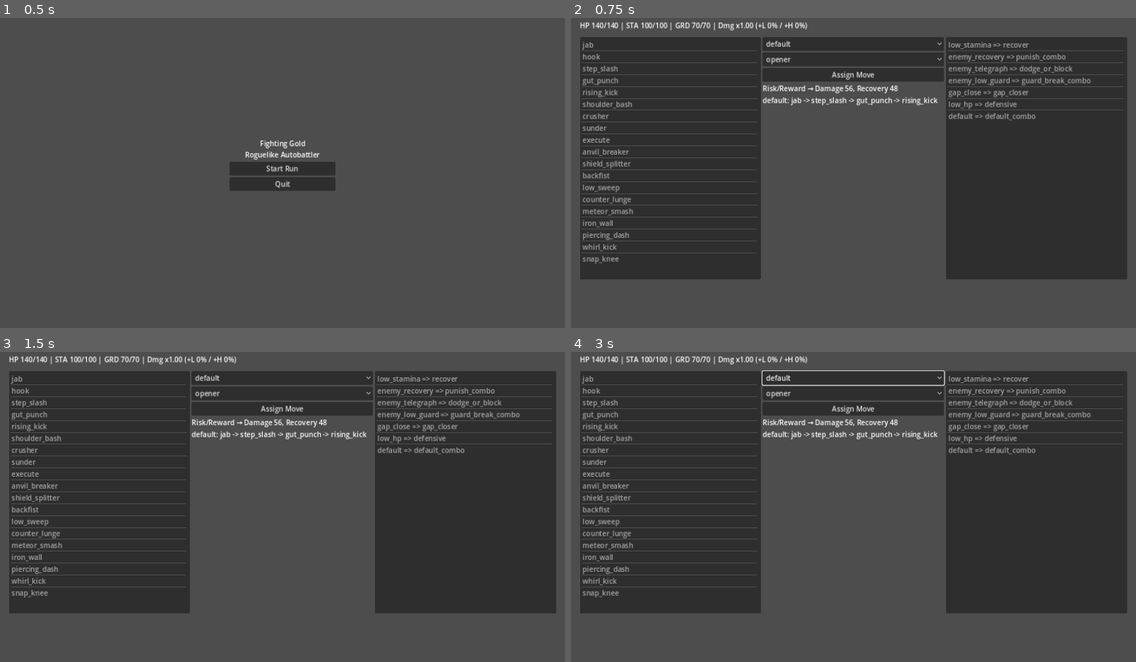
Above: before the commit, frames 1-4 (two rows, left to right).
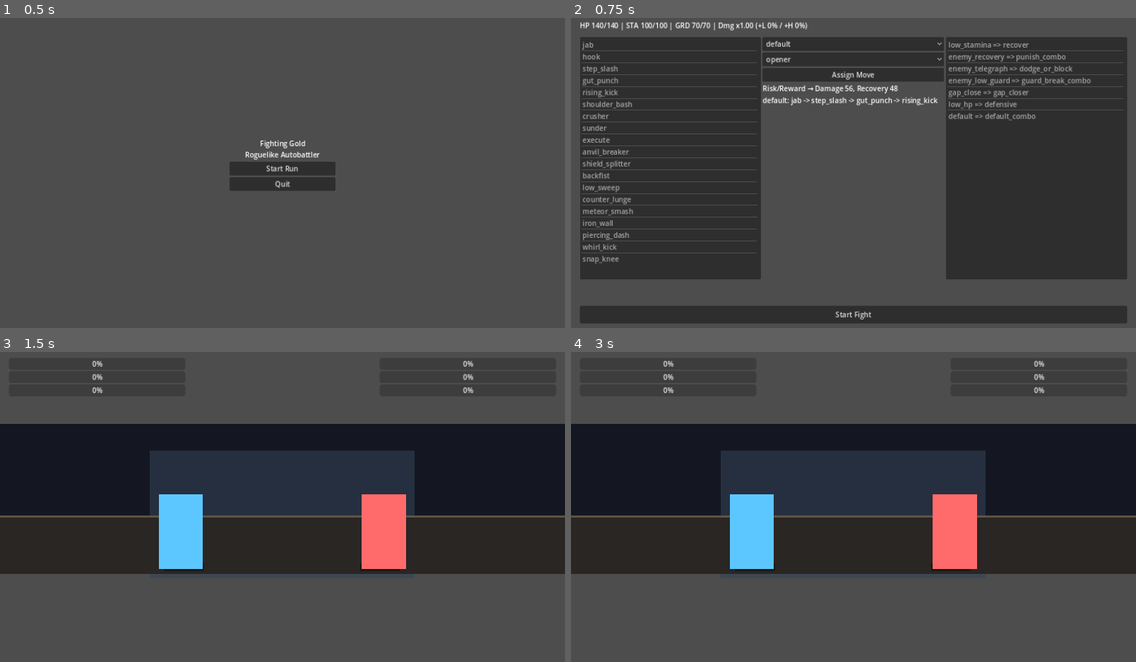
Above: after the commit, the same moments.

Repository: Xipong/FightingGold
Game: Godot game, scene res://scenes/MainMenu.tscn
The game is run twice, just before and just after one commit, with the same random seed, the same clock (stepped at 60 frames per second) and the same inputs.
Inputs (mouse positions are in pixels of both pictures, inside the frame that each line leads up to):
- Up to frame 1 (0.5 s): no input
- Up to frame 2 (0.75 s): click "Start Run" at 0.5 s
- Up to frame 3 (1.5 s): click (282, 649) at 1.25 s, where only the run after the commit has a clickable "Start Fight"
- Up to frame 4 (3 s): click (853, 376) at 2 s, where only the run before the commit has a clickable "default"; click (853, 392) at 2.75 s, where only the run before the commit has a clickable "opener"

Frame 1 is identical in both runs. In frame 2, 5.2% of the frame differs, in the area x 1-99%, y 92-99%; in frame 3, 55%; in frame 4, 55%, in the area x 0-100%, y 1-85%.
Error after the commit: Parse Error: Cannot infer the type of "heavy" variable because the value doesn't have a set type. (res://battle/battle_controller.gd:265)

Commit message:
Fix inaccessible start fight action on preparation screen

Diff:
--- a/scenes/PreparationScreen.tscn
+++ b/scenes/PreparationScreen.tscn
@@ -70,8 +70,10 @@
 [node name="StartFightButton" type="Button" parent="."]
 unique_name_in_owner = true
 layout_mode = 1
-anchors_preset = 10
+anchors_preset = 12
+anchor_top = 1.0
 anchor_right = 1.0
+anchor_bottom = 1.0
 offset_left = 20.0
 offset_top = -60.0
 offset_right = -20.0
--- a/ui/preparation_screen.gd
+++ b/ui/preparation_screen.gd
@@ -85,3 +85,7 @@
 
 func _start_fight() -> void:
 	get_tree().change_scene_to_file("res://scenes/FightScreen.tscn")
+
+func _unhandled_input(event: InputEvent) -> void:
+	if event.is_action_pressed("ui_accept"):
+		_start_fight()
